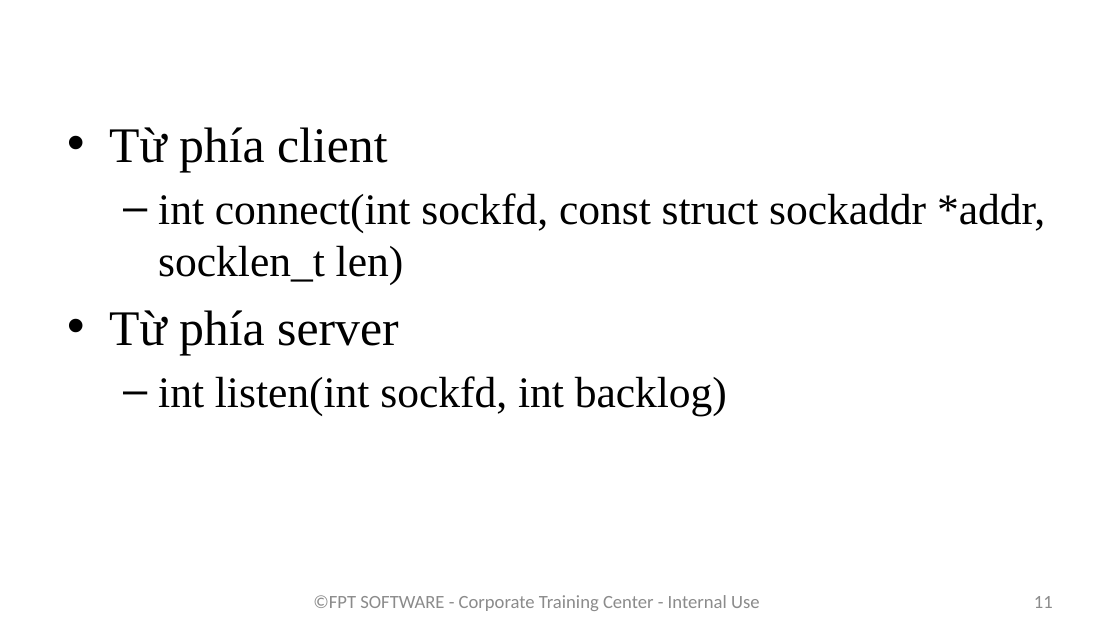
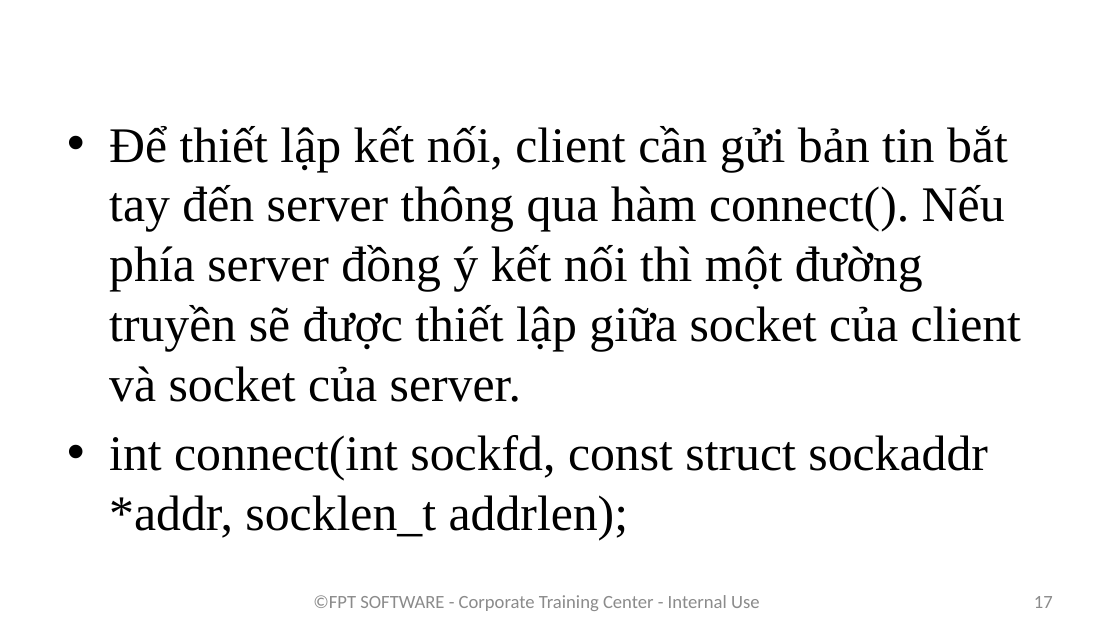
Before and after one commit to phuthodien/training_linux_embedded_v2, a slide deck: slide 17 of Bai 9/Lập trình với socket.pptx (slide 11 before the commit). Drawn at 1120x630 pixels with LibreOffice and Linux fonts; fonts in the diff are those of the drawing; background and template pictures are left out. Boxes give left, top, right and bottom in pixels: in the first picture for what was removed or moved away, otherwise in the second. Text is boxed around its words. In the diff, an @@ line names an element or a change of style, - is before the commit and + after.

Commit message:
update slide

```diff
--- a/Bai 9/Lập trình với socket.pptx
+++ b/Bai 9/Lập trình với socket.pptx
@@ text at <box>109,126,1021,540</box>: text changed; size 28 to 32 pt @@
-• Từ phía client
-  – int connect(int sockfd, const struct sockaddr *addr, socklen_t len)
-• Từ phía server
-  – int listen(int sockfd, int backlog)
+• Để thiết lập kết nối, client cần gửi bản tin bắt tay đến server thông qua hàm connect(). Nếu phía server đồng ý kết nối thì một đường truyền sẽ được thiết lập giữa socket của client và socket của server.
+• int connect(int sockfd, const struct sockaddr *addr, socklen_t addrlen);
@@ page number at <box>1034,596,1053,608</box>: text changed @@
-11
+17
```
Also in this commit, not shown: 2 other slides changed, 7 slides added, 28 other files.
